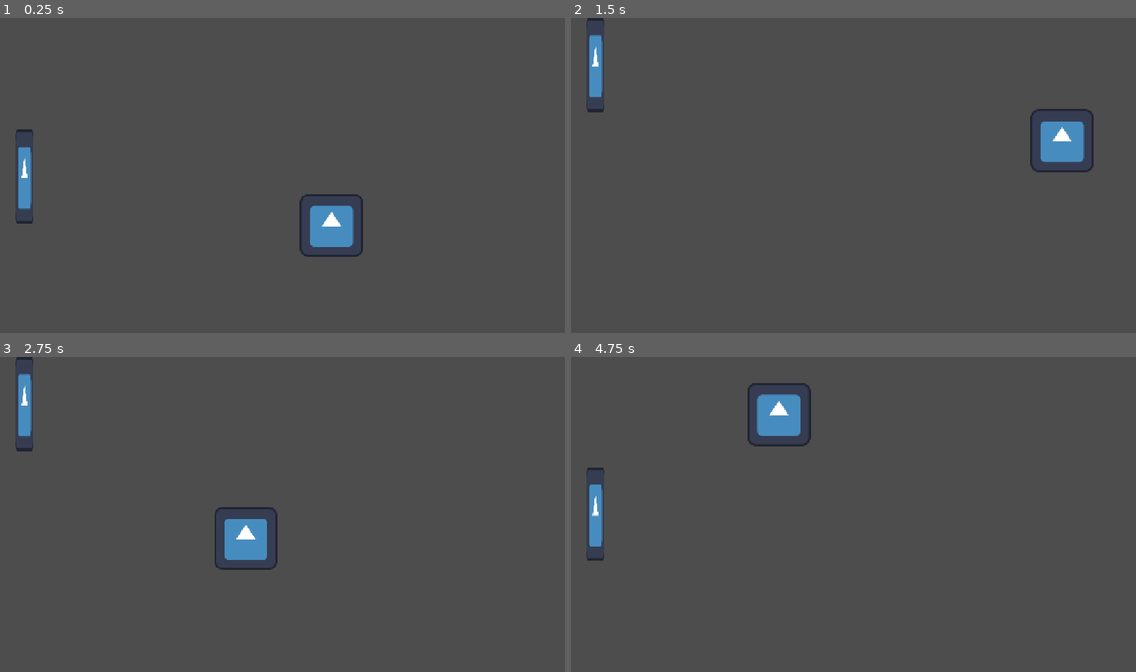
Above: before the commit, frames 1-4 (two rows, left to right).
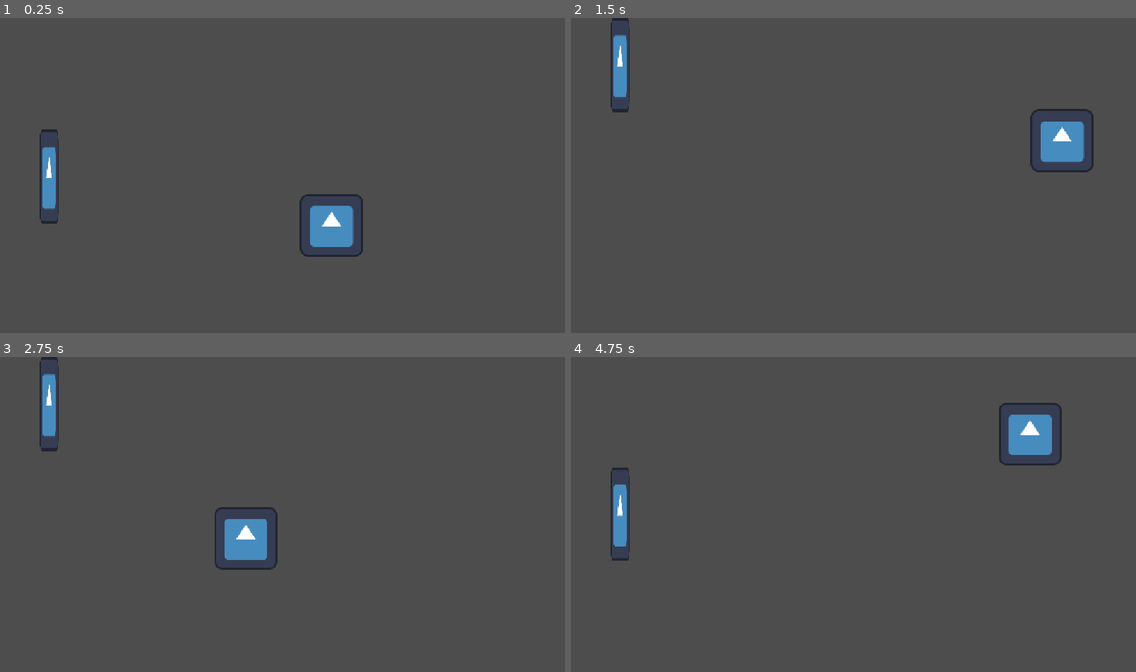
Above: after the commit, the same moments.

Repository: TheOrenday/godot-gamedev.
Game: Godot game, scene res://pong.tscn
Same seed, same stepped clock (60 frames per second), same inputs: the game is played once before the commit and once after it. This scene is started directly instead of the project's main scene. The engine's default icon, where the game draws it, is replaced by a stand-in: a white triangle on a blue panel in a dark square.
Inputs:
- Up to frame 1 (0.25 s): no input
- Up to frame 2 (1.5 s): hold Up (ui_up) from 0.53 s (still down)
- Up to frame 3 (2.75 s): release Up (ui_up) at 2.03 s; hold Left (ui_left) from 2.03 s (still down)
- Up to frame 4 (4.75 s): release Left (ui_left) at 3.53 s; hold Down (ui_down) 3.53-4.28 s; hold Right (ui_right) from 4.28 s (still down)

The runs differ from the first frame. In frame 1, 1.2% of the frame differs, in the area x 2-11%, y 35-66%; in frame 2, 1.2%; in frame 3, 1.2%; in frame 4, 3.8%, in the area x 2-87%, y 8-65%.

Commit message:
Add score and ball reset

Diff:
--- a/ball.gd
+++ b/ball.gd
@@ -1,7 +1,7 @@
 extends Area2D
 var speed = 400.0
 var direction = Vector2(1, 1)
-
+var score = 0
 # Called when the node enters the scene tree for the first time.
 func _ready() -> void:
 	pass
@@ -15,8 +15,10 @@
 		position.y = 584
 		direction.y *= -1
 	if position.x <= 64:
-		position.x = 64
-		direction.x *= -1
+		score = score + 1
+		print("Puntos: ", score)
+		position = Vector2(576, 324)
+		direction.x = abs(direction.x)
 	if position.x >= 1088:
 		position.x = 1088
 		direction.x *= -1
--- a/pong.tscn
+++ b/pong.tscn
@@ -23,7 +23,7 @@
 shape = SubResource("CircleShape2D_3nda5")
 
 [node name="paddle" type="Area2D" parent="." unique_id=1370018286 groups=["paddle"]]
-position = Vector2(50, 324)
+position = Vector2(100, 324)
 scale = Vector2(0.3, 1.5)
 script = ExtResource("3_pkvn5")
 metadata/_edit_group_ = true
